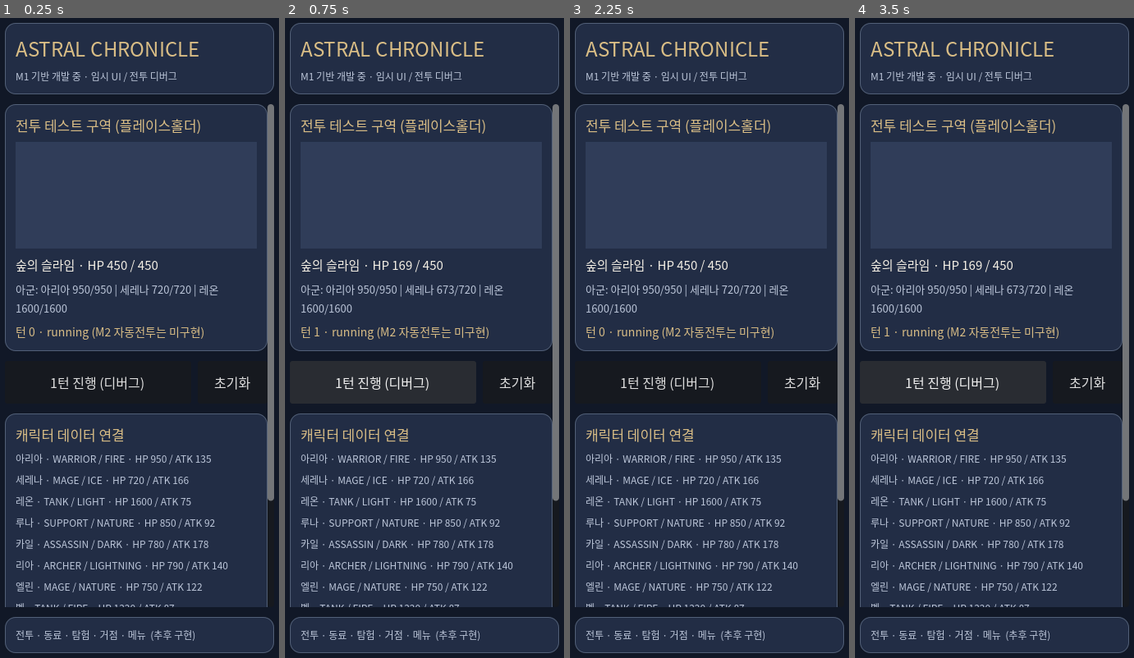
Above: before the commit, frames 1-4 (left to right).
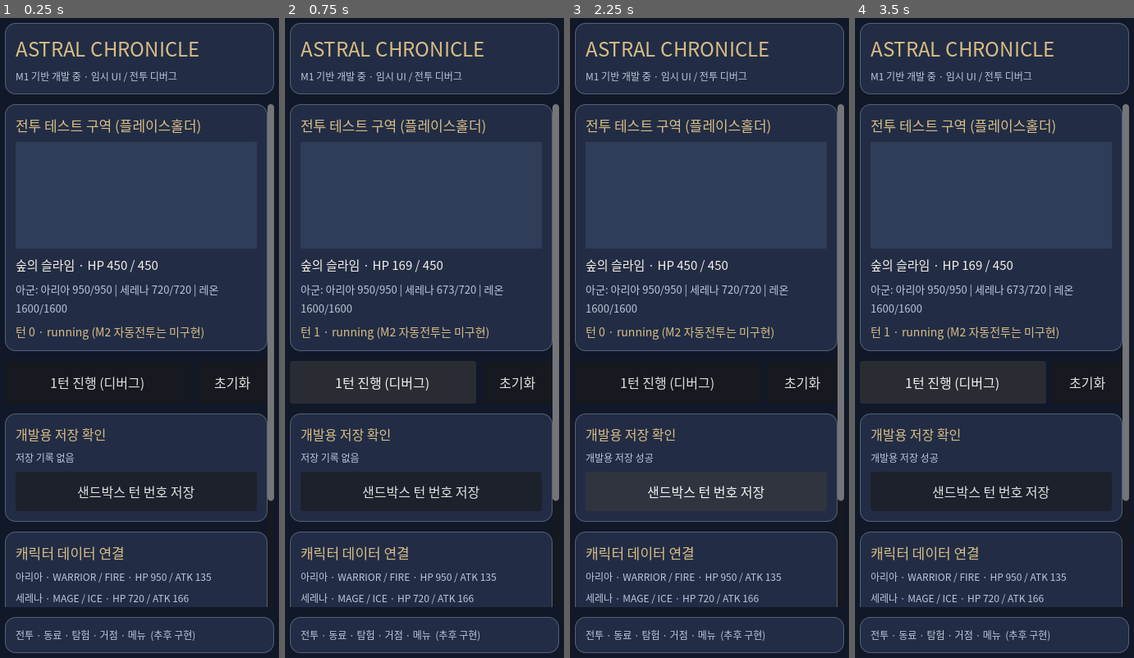
Above: after the commit, the same moments.

Repository: nalkarowndal/ppp
Game: Godot game, scene res://scenes/main.tscn
The game is run twice, just before and just after one commit, with the same random seed, the same clock (stepped at 60 frames per second) and the same inputs.
Inputs (mouse positions are in pixels of both pictures, inside the frame that each line leads up to):
- Up to frame 1 (0.25 s): no input
- Up to frame 2 (0.75 s): click "1턴 진행 (디버그)" at 0.5 s
- Up to frame 3 (2.25 s): click "초기화" at 1.25 s; click (706, 491) at 2 s, where only the run after the commit has a clickable "샌드박스 턴 번호 저장"
- Up to frame 4 (3.5 s): click "1턴 진행 (디버그)" at 2.75 s

The runs differ from the first frame. In frame 1, 9.8% of the frame differs, in the area x 1-96%, y 64-93%; in frame 2, 9.8%; in frame 3, 5.4%; in frame 4, 9.8%.

Commit message:
fix(M1 UX): keep save control reachable before long character roster

Diff:
--- a/scripts/ui/main_ui.gd
+++ b/scripts/ui/main_ui.gd
@@ -104,13 +104,6 @@
 	controls.add_child(restart)
 	_qa_reset_button = restart
 
-	var units := _section(content)
-	_text(units, "캐릭터 데이터 연결", 17, GOLD)
-	for entry in _roster:
-		if typeof(entry) == TYPE_DICTIONARY:
-			var stats: Dictionary = entry.get("base_stats", {})
-			_text(units, "%s · %s / %s · HP %d / ATK %d" % [str(entry.get("name", "?")), str(entry.get("role", "")), str(entry.get("element", "")), int(stats.get("hp", 0)), int(stats.get("atk", 0))], 12, MUTED)
-
 	var save_section := _section(content)
 	_text(save_section, "개발용 저장 확인", 16, GOLD)
 	_save_label = _text(save_section, "저장 기록 없음", 12, MUTED)
@@ -120,6 +113,13 @@
 	save_button.pressed.connect(_on_save_pressed)
 	save_section.add_child(save_button)
 	_qa_save_button = save_button
+
+	var units := _section(content)
+	_text(units, "캐릭터 데이터 연결", 17, GOLD)
+	for entry in _roster:
+		if typeof(entry) == TYPE_DICTIONARY:
+			var stats: Dictionary = entry.get("base_stats", {})
+			_text(units, "%s · %s / %s · HP %d / ATK %d" % [str(entry.get("name", "?")), str(entry.get("role", "")), str(entry.get("element", "")), int(stats.get("hp", 0)), int(stats.get("atk", 0))], 12, MUTED)
 
 	var footer := _section(root)
 	_text(footer, "전투 · 동료 · 탐험 · 거점 · 메뉴  (추후 구현)", 12, MUTED)
